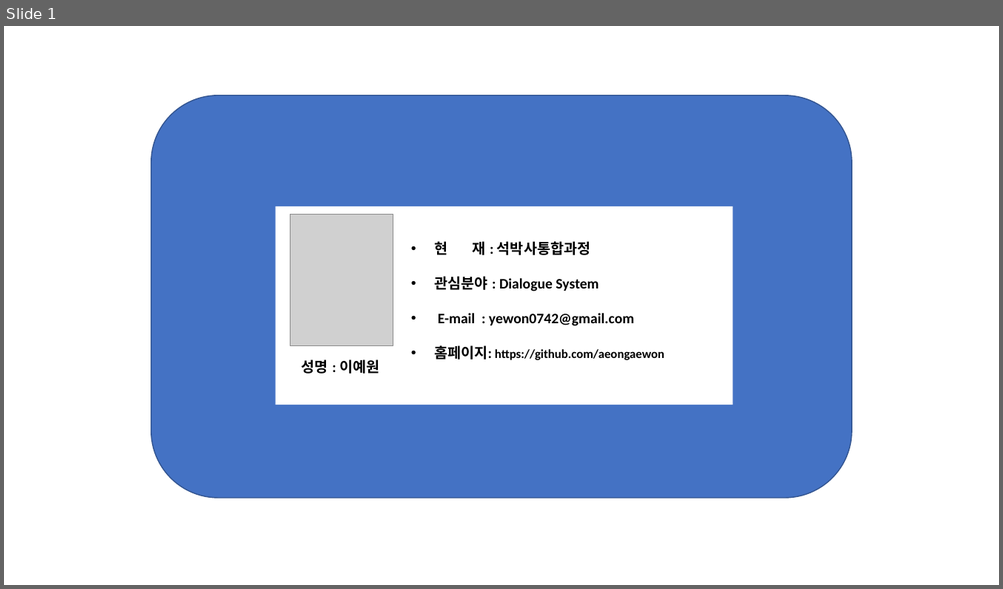
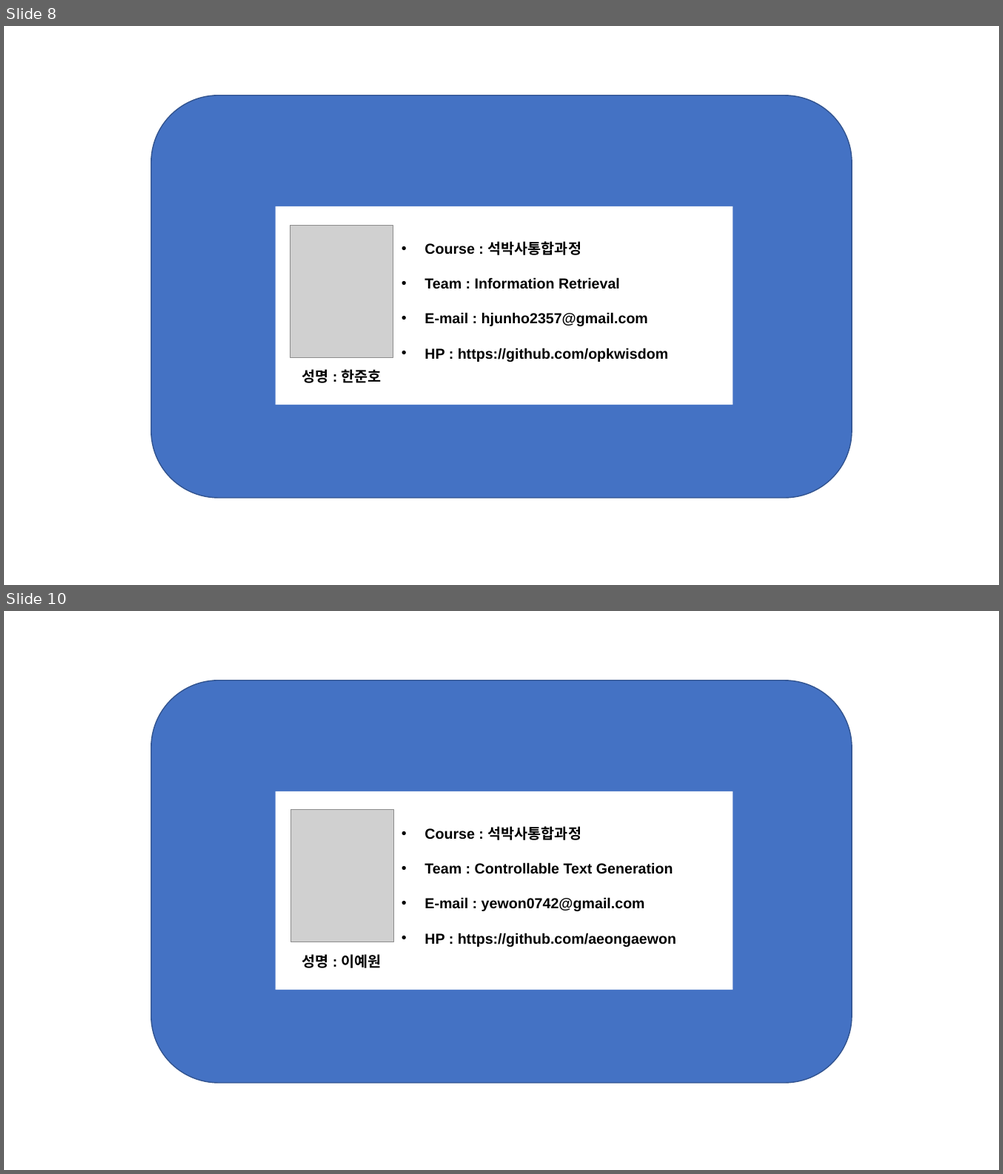
Before and after one commit to NLPlab-skku/NLPlab-skku.github.io, a slide deck: assets/img/members/member_template.pptx. Shown one above the other, each under a label of ours: slide 1 before the commit, slides 8 and 10 after it; the slides between them are not shown. The pictures are 1003x589 and 1003x1174 pixels, drawn with LibreOffice and Linux fonts; fonts in the diff are those of the drawing; grey boxes stand for pictures. Boxes give left, top, right and bottom in pixels: in the first picture for what was removed or moved away, otherwise in the second. Text is boxed around its words. In the diff, an @@ line names an element or a change of style, - is before the commit and + after.

```diff
--- a/assets/img/members/member_template.pptx
+++ b/assets/img/members/member_template.pptx
@@ slide 10 added at (4,611,999,1170), background #FFFFFF @@
@@ rounded rectangle added at (151,681,851,1083), fill #4472C4, outline #31538F 1 pt @@
@@ group added at (276,792,733,990): 2 texts, 1 rectangle, 1 picture @@
+• Course : 석박사통합과정
+• Team : Controllable Text Generation
+• E-mail : yewon0742@gmail.com
+• HP : https://github.com/aeongaewon
+성명 : 이예원
@@ what was slide 1 is now slide 8 @@
@@ slide 8 changed as well @@
@@ rounded rectangle at (151,96,851,498): outline #325491 1 pt to #31538F 1 pt; proportions changed @@
@@ picture: place and size @@
-picture at (290,215,392,346)
+picture at (290,226,393,358)
@@ text at (424,241,668,362): text changed; font Calibri to Arial @@
-• 현 재 : 석박사통합과정
-• 관심분야 : Dialogue System
-• E-mail : yewon0742@gmail.com
-• 홈페이지: https://github.com/aeongaewon
+• Course : 석박사통합과정
+• Team : Information Retrieval
+• E-mail : hjunho2357@gmail.com
+• HP : https://github.com/opkwisdom
@@ text at (301,369,381,383): text changed; font Calibri to Arial @@
-성명 : 이예원
+성명 : 한준호
```
Also in this commit, not shown: 3 other slides changed, 13 other slides added, 2 slides removed, 18 other files.
